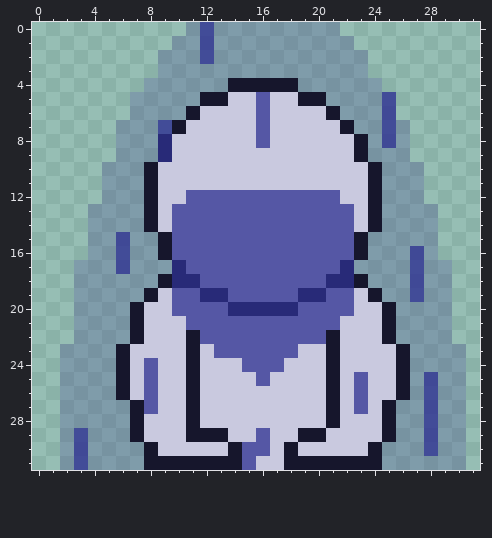
File history of a pixel-art sprite, MyFirstShoot/sprites/s_willingness/af42b590-0c75-4d55-b889-069eaded6b52.png. Above is the file before it was changed.
The file is 32x32 pixels.
The same view after the edit:
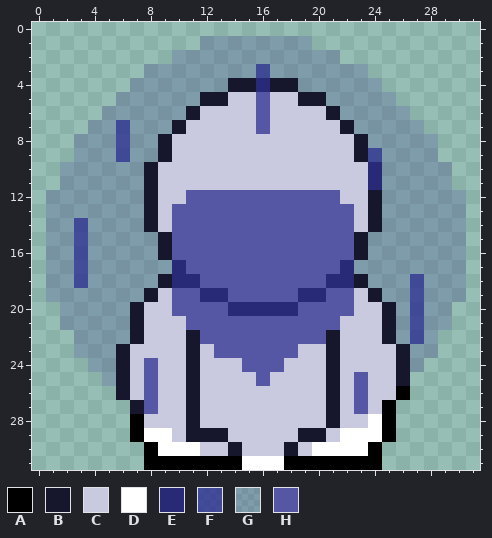
Palette (. is transparent): A #000000  B #16162c  C #c9c9df  D #ffffff  E #282a78  F #303392d2  G #494b924c  H #5557a5
Difference:
Colour B gives way to colour A in row 26 at x 26; in row 27 at x 25; in rows 28 to 29 at x 7 and 25; in row 30 at x 8 and 24; in row 31 at x 8 to 14 and 18 to 24.
Colour E gives way to colour B in rows 8 to 9 at x 9.
Colour H gives way to colour C in row 8 at x 16; in row 29 at x 16; in row 30 at x 15 to 16.
Colour C gives way to colour D in row 28 at x 24; in row 29 at x 8 to 9 and 22 to 24; in row 30 at x 9 to 11 and 20 to 23; in row 31 at x 16 to 17.
Colour H gives way to colour D in row 31 at x 15.
Colour B gives way to colour E in row 4 at x 16; in rows 10 to 11 at x 24.
The edit adds colour F in rows 14 to 16 at x 3.
Colour G gives way to colour F in row 3 at x 16; in rows 7 to 8 at x 6; in row 9 at x 6 and 24; in rows 17 to 18 at x 3; in rows 20 to 22 at x 27.
The edit adds colour G in row 3 at x 8; in row 4 at x 7; in row 5 at x 6; in row 6 at x 5 to 6 and 26; in row 7 at x 4 to 5 and 27; in rows 8 to 9 at x 3 to 5 and 27 to 28.
The edit adds colour G in rows 10 to 11 at x 2 to 4 and 28 to 29; in row 12 at x 1 to 4 and 28 to 30; in row 13 at x 1 to 3 and 29 to 30; in rows 14 to 16 at x 1 to 2 and 29 to 30; in rows 17 to 19 at x 1 to 2 and 30; in rows 20 to 21 at x 2.
Colour F gives way to colour G in rows 1 to 2 at x 12; in rows 5 to 6 at x 25; in row 7 at x 9 and 25; in row 8 at x 25; in row 15 at x 6; in rows 16 to 17 at x 6 and 27.
Colour F is removed in row 0 at x 12; in rows 25 to 28 at x 28; in rows 29 to 30 at x 3 and 28; in row 31 at x 3.
Colour G is removed in row 0 at x 11 and 13 to 21; in row 1 at x 10 to 11 and 20 to 22; in row 2 at x 9 and 22 to 23; in row 22 at x 29; in row 23 at x 2 and 29 to 30; in row 24 at x 2 to 3 and 28 to 30.
Colour G is removed in row 25 at x 2 to 4, 27 and 29 to 30; in row 26 at x 2 to 5, 27 and 29 to 30; in rows 27 to 28 at x 2 to 6, 26 to 27 and 29 to 30; in row 29 at x 2, 4 to 6, 26 to 27 and 29 to 30; in row 30 at x 2, 4 to 7, 25 to 27 and 29 to 30; in row 31 at x 2, 4 to 7 and 25 to 30.
Pixel boxes of the changes (left, top, right, bottom) in both pictures:
changed: (46, 22, 466, 470)
